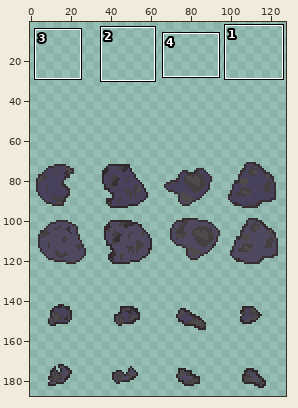
One commit to this sprite sheet: Assets/Sprites/Asteroids.png. Above: a wide view before the commit, with the close-up outlined.
Close-up. First the earlier version:
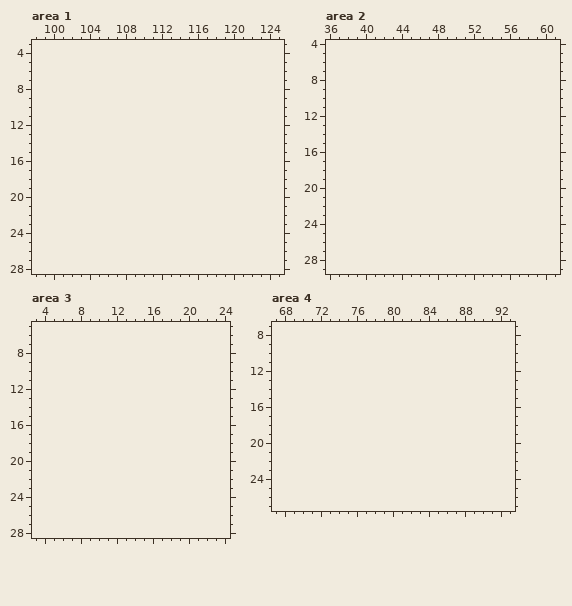
The file is 128x128 pixels. Shown: area 1: x 98..125, y 3..28; area 2: x 36..61, y 4..29; area 3: x 3..24, y 5..28; area 4: x 67..93, y 7..27. The old version is drawn lined up with the new one, on the new canvas. The wide view leaves out empty margins. The commit also changed other parts of the picture, which this record leaves out.
The result:
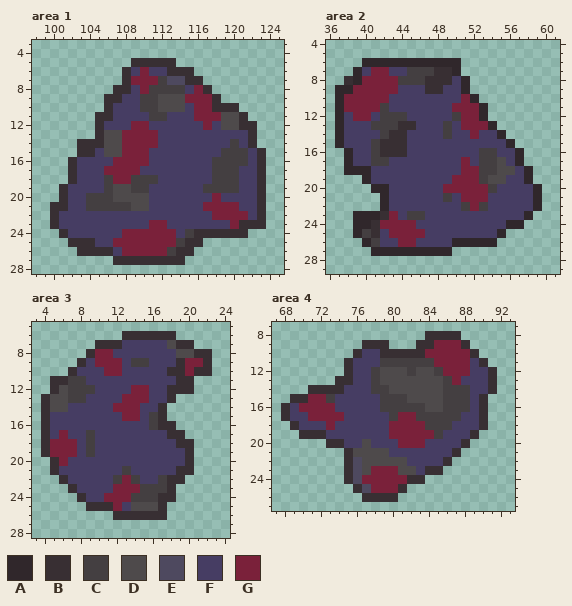
Palette (. is transparent): A #30272b  B #382f33  C #443f41  D #4e4a4b  E #4e495f  F #463d63  G #7a213a
The edit:
canvas 128x128 -> 128x192, the old top-left corner now at 0,64
Area 1:
y 5: x 109..113 ..... -> BBBBB
y 6: x 108..115 ........ -> BFGFFBBB
y 7: x 108..116 ......... -> BGGGCEEBB
y 8: x 107..117 ........... -> BBFGCCCCFGB
y 9: x 106..118 ............. -> BBFFCCDDDGGGB
y 10: x 106..120 ............... -> BFFFCCDDDFGGBBB
y 11: x 105..121 ................. -> BBFFFFCCFFFGGGDDB
y 12: x 105..122 .................. -> BFFFGGFFFFFFGFDDBB
y 13: x 105..122 .................. -> BDDGGGGFFFFFFFFFFB
y 14: x 103..122 .................... -> BBBDDGGGGFFFFFFFFCFB
y 15: x 103..123 ..................... -> BBFDDGGGFFFFFFFFCCCFB
y 16: x 102..123 ...................... -> BFFFFGGGGFFFFFFFCCCCFB
y 17: x 102..123 ...................... -> BFFFGGGGFFFFFFFFCCCFFB
y 18: x 102..123 ...................... -> BFFFCGGCCCFFFFFFCCCFFB
y 19: x 101..123 ....................... -> BFFFFCDDCCFFFFFFCCCCFFB
y 20: x 101..123 ....................... -> BFFCCCDDDDFFFFFFFGFFFFB
y 21: x 100..123 ........................ -> BBFFCCCCCDDFFFFFFGGGGFFB
y 22: x 100..123 ........................ -> BFFFFFFFFFFFFFFFFFGGGGFB
y 23: x 100..123 ........................ -> BFFFFFFFFFFGGFFFFFFFGBBB
y 24: x 101..121 ..................... -> BFFFFFFGGGGGGFCBBBBBB
y 25: x 102..116 ............... -> BBBFFGGGGGGGCBB
y 26: x 103..115 ............. -> BBBBFGGGGGCBB
y 27: x 107..114 ........ -> BBBBBBBB
Area 2:
y 6: x 40..50 ........... -> AAAAAAAAAAA
y 7: x 39..50 ............ -> AFGGFFCCCBBA
y 8: x 38..51 .............. -> BAGGGGCCCBBBFA
y 9: x 37..51 ............... -> AAGGGGGFFFBBFFA
y 10: x 37..52 ................ -> AGGGGGFFFFFFFFGA
y 11: x 37..53 ................. -> AGGGGCFFFFFFFGGGA
y 12: x 37..53 ................. -> AFGGFCCCFFFFFCGGA
y 13: x 37..54 .................. -> AFFFCCCBBFFFCFGGGA
y 14: x 37..55 ................... -> AFFFFCBBFFFFCFFGFFA
y 15: x 37..56 .................... -> AFFFCBBBFFFFFFFFFFFA
y 16: x 38..57 .................... -> AFFCBBBFFFFFFFFCCFFA
y 17: x 38..57 .................... -> AFFCCFFFFFFFFGFCCDFA
y 18: x 38..58 ..................... -> AAAFFFFFFFFFFGGCCDDFA
y 19: x 40..58 ................... -> AFFFFFFFFFGGGCDDFFA
y 20: x 41..59 ................... -> AAFFFFFFGGGGGCFFFFA
y 21: x 42..59 .................. -> AFFFFFFCFGGGFFFFFA
y 22: x 42..59 .................. -> AFFFFFFFFCGCFFFFFA
y 23: x 39..58 .................... -> AAABGFCCFFFFFFFFFFFA
y 24: x 39..57 ................... -> AABGGGGFFFFFFFFFFAA
y 25: x 39..55 ................. -> ACBFGGGGFFFFFFFFA
y 26: x 40..54 ............... -> ACFFGGFFFFAAAAA
y 27: x 41..49 ......... -> AAAAAAAAA
Area 3:
y 6: x 13..18 ...... -> BBBBBB
y 7: x 10..20 ........... -> BBBFFFFFDBB
y 8: x 9..22 .............. -> BGGFFFFFFFDDBB
y 9: x 8..22 ............... -> BFGGGFCCFFFBGGB
y 10: x 7..22 ................ -> BFFFGGFFFFFBBGBB
y 11: x 5..20 ................ -> BBCCFFFFFFFFFFBB
y 12: x 5..20 ................ -> BDCCCFFFFGGFFBBB
y 13: x 4..18 ............... -> BDDCCFFFFGGGFFB
y 14: x 4..17 .............. -> BDDFFFFFGGGFFB
y 15: x 4..17 .............. -> BFFFFFFFFGGFCB
y 16: x 4..18 ............... -> BFFFFFFFFFFFCBB
y 17: x 4..19 ................ -> BFGFFCFFFFFFFFBB
y 18: x 4..20 ................. -> BGGGFCFFFFFFFFFBB
y 19: x 4..20 ................. -> BGGGFCFFFFFFFFFFB
y 20: x 5..20 ................ -> BGFFFFFFFFFFFFFB
y 21: x 5..20 ................ -> BFFFFFFFCFFFFFBB
y 22: x 6..19 .............. -> BFFFFFCGCFFCBB
y 23: x 7..18 ............ -> BFFFFGGGCCCB
y 24: x 8..18 ........... -> BFFGGGCCCBB
y 25: x 9..17 ......... -> BBBGFDDDB
y 26: x 12..17 ...... -> BBBBBB
Area 4:
y 8: x 84..87 .... -> BBBB
y 9: x 77..79 ... -> BBB; x 83..88 ...... -> BBGGGB
y 10: x 76..89 .............. -> BFFBBBBBGGGGGB
y 11: x 75..90 ................ -> BFFFCCCCCCGGGGFB
y 12: x 75..91 ................. -> BFFCDDDCDDCGGGFFB
y 13: x 74..91 .................. -> BBFFCDDDDDDDCGFFFB
y 14: x 71..91 ..................... -> BBBBFFFCCDDDDDDCCCFFB
y 15: x 69..90 ...................... -> BBGGCFFFFFCCCDDDDCCCFB
y 16: x 68..90 ....................... -> BFGGGGFFFFFCCCCCDDCCCFB
y 17: x 68..90 ....................... -> BFFGGGGFFFFFCGGCCCCCFFB
y 18: x 69..90 ...................... -> BFFFGFFFFFFGGGGCCCFFFB
y 19: x 70..89 .................... -> BBBFFFFFFFGGGGGCFFFB
y 20: x 73..88 ................ -> BBFFDFFFGGGFFFFB
y 21: x 75..87 ............. -> BDDDDFFFFFFFB
y 22: x 75..86 ............ -> BEDDDDDFFFFB
y 23: x 75..85 ........... -> BEDGGGDDFBB
y 24: x 75..83 ......... -> BEGGGGGBB
y 25: x 76..81 ...... -> BEGGGB
y 26: x 77..80 .... -> BBBB
Where, in picture pixels (left, top, right, bottom), the same in both close-ups:
added: (50, 58, 266, 265)
added: (335, 58, 542, 256)
added: (41, 331, 212, 520)
added: (281, 331, 497, 502)
